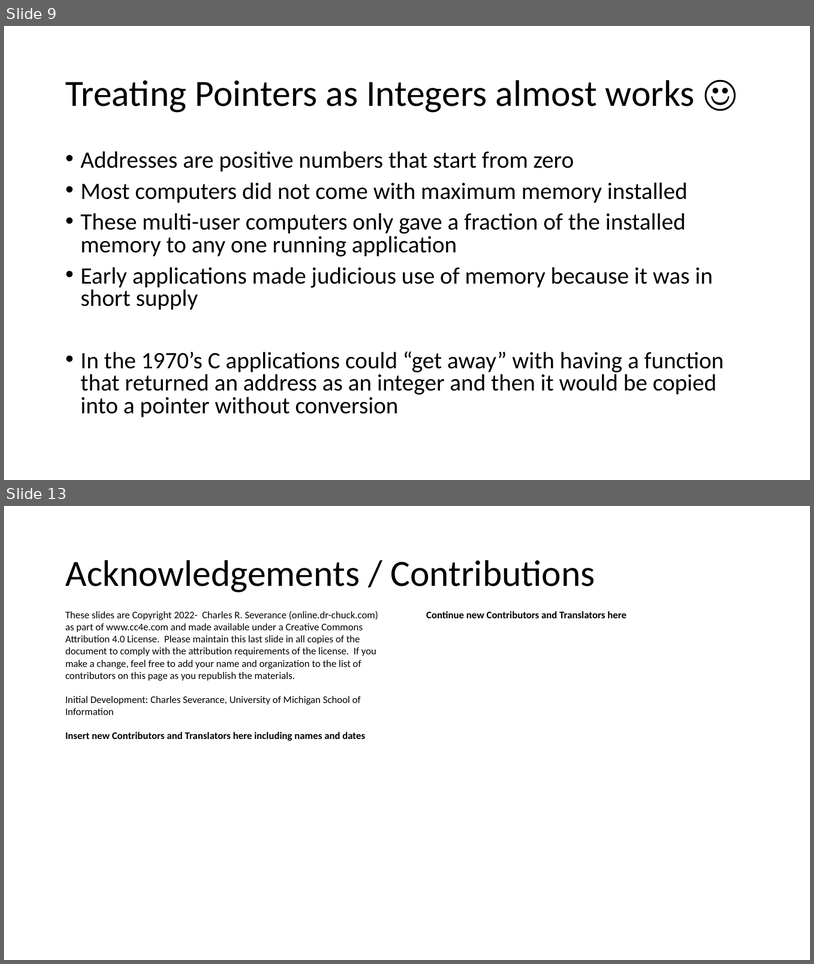
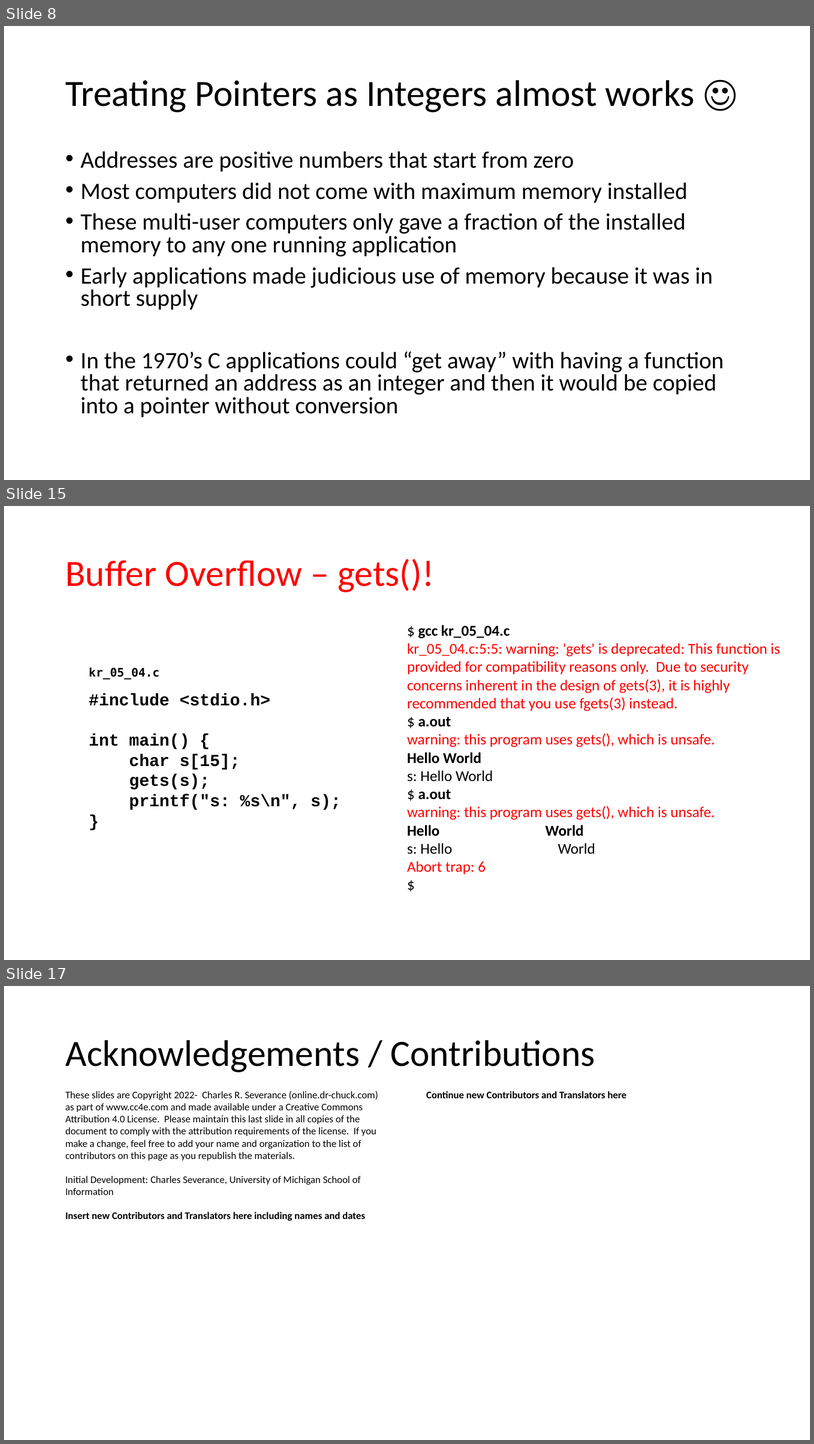
Before and after one commit to csev/cc4e, a slide deck: lectures/KR-5.pptx. Shown one above the other, each under a label of ours: slides 9 and 13 before the commit, slides 8, 15 and 17 after it; the slides between them are not shown. The pictures are 814x964 and 814x1444 pixels, drawn with LibreOffice and Linux fonts; fonts in the diff are those of the drawing. Boxes give left, top, right and bottom in pixels: in the first picture for what was removed or moved away, otherwise in the second. Text is boxed around its words. In the diff, an @@ line names an element or a change of style, - is before the commit and + after.

```diff
--- a/lectures/KR-5.pptx
+++ b/lectures/KR-5.pptx
@@ slide 15 added at box(4, 506, 810, 960), background #FFFFFF @@
@@ title added at box(65, 559, 434, 592), 44 pt, text #FF0000 @@
+Buffer Overflow – gets()!
@@ text added at box(407, 625, 780, 874), 18 pt, text #FF0000 @@
+$ gcc kr_05_04.c
+kr_05_04.c:5:5: warning: 'gets' is deprecated: This function is provided for compatibility reasons only. Due to security concerns inherent in the design of gets(3), it is highly recommended that you use fgets(3) instead.
+$ a.out
+warning: this program uses gets(), which is unsafe.
+Hello World
+s: Hello World
+$ a.out
+warning: this program uses gets(), which is unsafe.
+Hello World
+s: Hello World
+Abort trap: 6
+$
@@ text added at box(89, 667, 159, 679), 14 pt, text #000000, bold @@
+kr_05_04.c
@@ text added at box(89, 693, 341, 810), 20 pt, text #000000, bold @@
+#include <stdio.h>
+int main() {
+char s[15];
+gets(s);
+printf("s: %s\n", s);
+}
@@ what was slide 9 is now slide 8 @@
@@ what was slide 13 is now slide 17 @@
```
Also in this commit, not shown: 4 slides changed, 4 other slides added, 1 slide removed, 2 other files.
